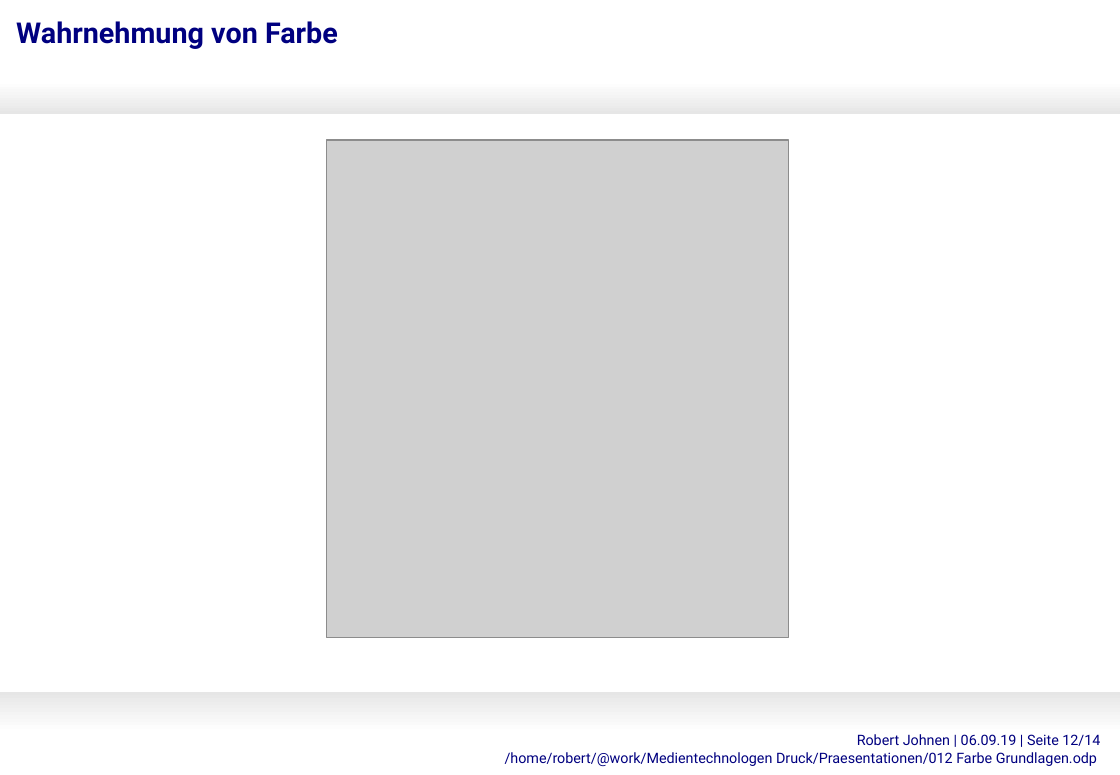
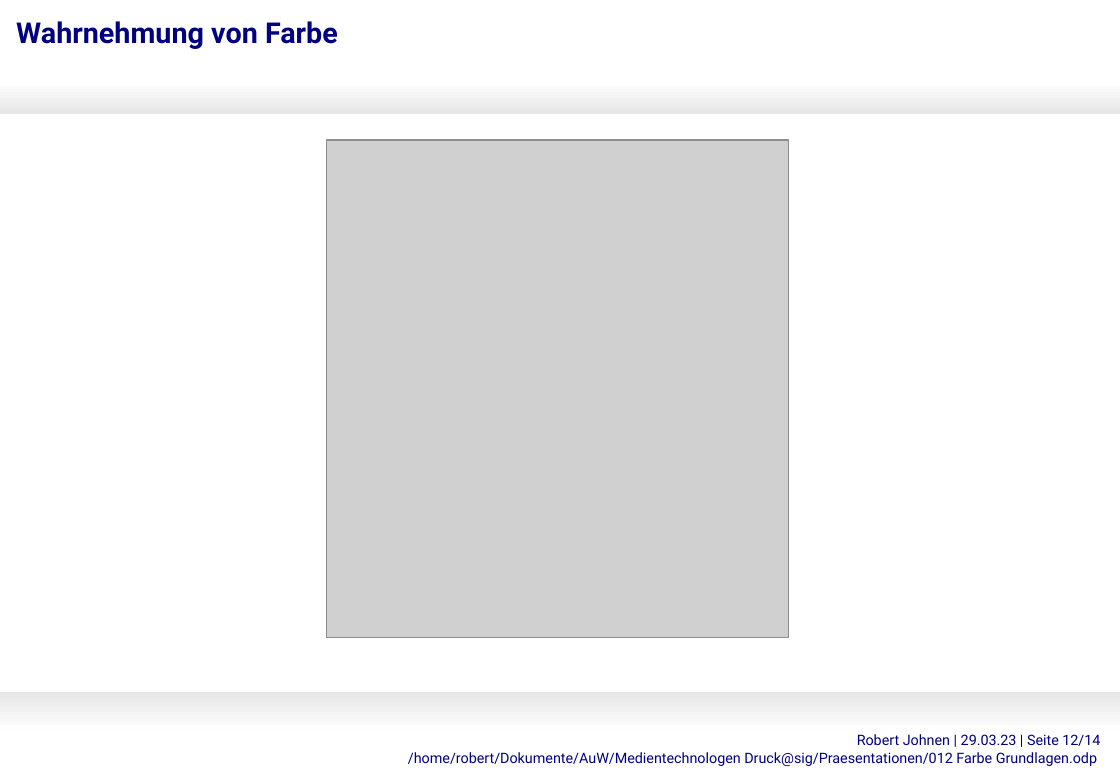
Before and after one commit to Robert-Johnen/Medienfachwirt, a slide deck: slide 12 of 012 Farbe Grundlagen.odp. Drawn at 1120x775 pixels with LibreOffice and Linux fonts; fonts in the diff are those of the drawing; grey boxes stand for pictures. Boxes give left, top, right and bottom in pixels: in the first picture for what was removed or moved away, otherwise in the second. Text is boxed around its words. In the diff, an @@ line names an element or a change of style, - is before the commit and + after.

```diff
--- a/012 Farbe Grundlagen.odp
+++ b/012 Farbe Grundlagen.odp
@@ text at (x1=408, y1=734, x2=1100, y2=766): text changed @@
-Robert Johnen | 06.09.19 | Seite 12/14
-/home/robert/@work/Medientechnologen Druck/Praesentationen/012 Farbe Grundlagen.odp
+Robert Johnen | 29.03.23 | Seite 12/14
+/home/robert/Dokumente/AuW/Medientechnologen Druck@sig/Praesentationen/012 Farbe Grundlagen.odp
```
Also in this commit, not shown: 13 other slides changed, 2 other files.
